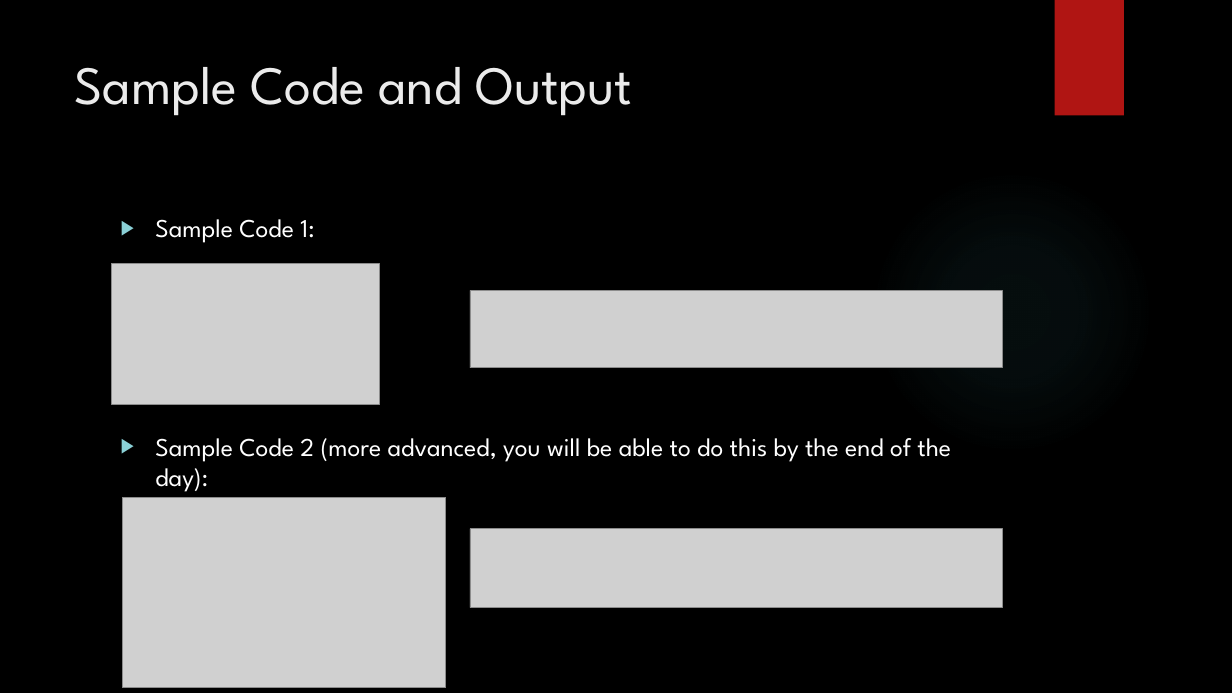
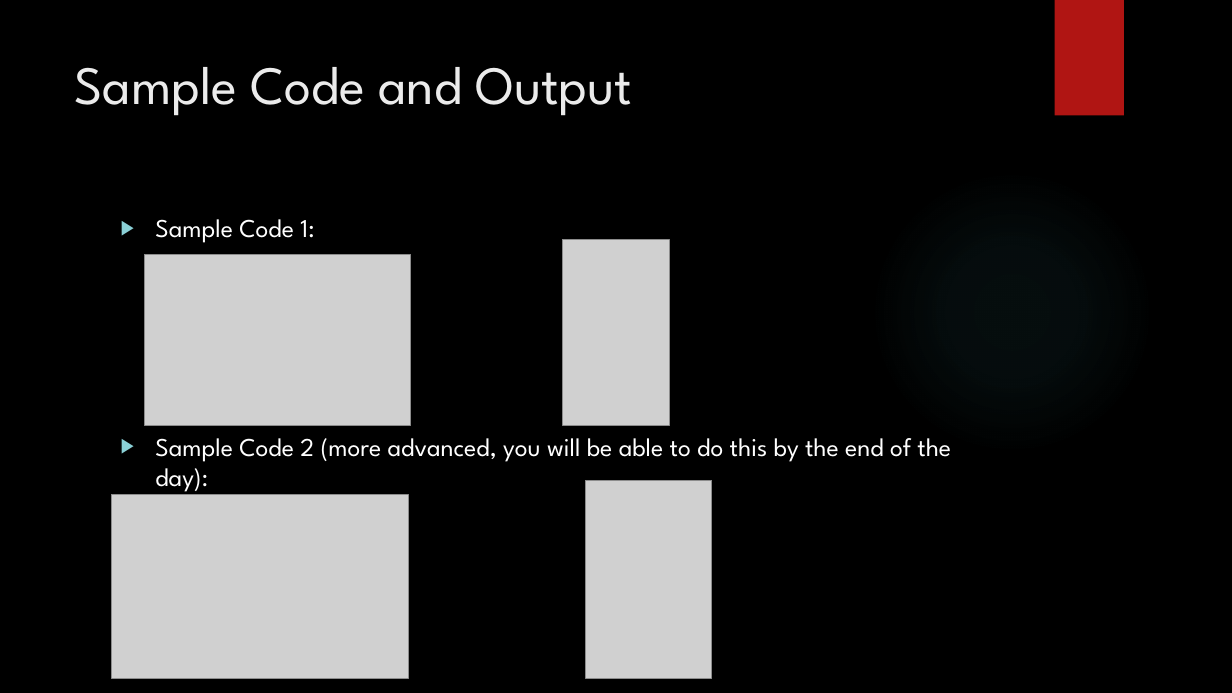
Before and after one commit to siddbose97/pythonWorkshop, a slide deck: slide 35 of pythonpresentation.pptx. Drawn at 1232x693 pixels with LibreOffice and Linux fonts; fonts in the diff are those of the drawing; grey boxes stand for pictures; background and template pictures are left out. Boxes give left, top, right and bottom in pixels: in the first picture for what was removed or moved away, otherwise in the second. Text is boxed around its words. In the diff, an @@ line names an element or a change of style, - is before the commit and + after.

```diff
--- a/pythonpresentation.pptx
+++ b/pythonpresentation.pptx
@@ picture: place and size @@
-picture at bbox=[112, 263, 380, 404]
+picture at bbox=[144, 254, 410, 425]
@@ picture added at bbox=[563, 240, 669, 426] @@
@@ picture removed at bbox=[470, 290, 1003, 368] @@
@@ picture: place and size @@
-picture at bbox=[123, 497, 446, 688]
+picture at bbox=[112, 494, 409, 678]
@@ picture added at bbox=[586, 481, 713, 678] @@
@@ picture removed at bbox=[470, 529, 1003, 608] @@
```
Also in this commit, not shown: 8 other slides changed, 3 other files.
